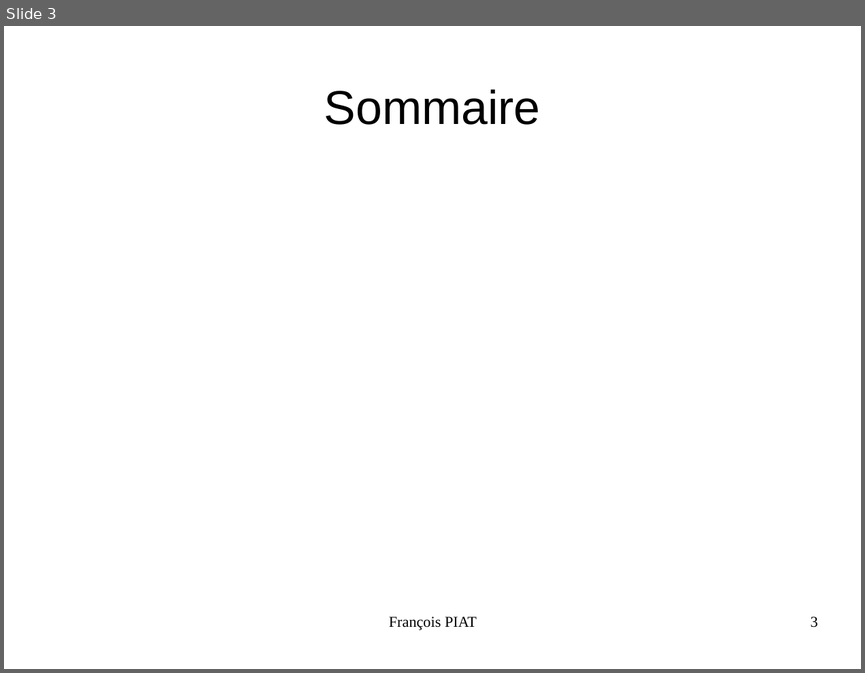
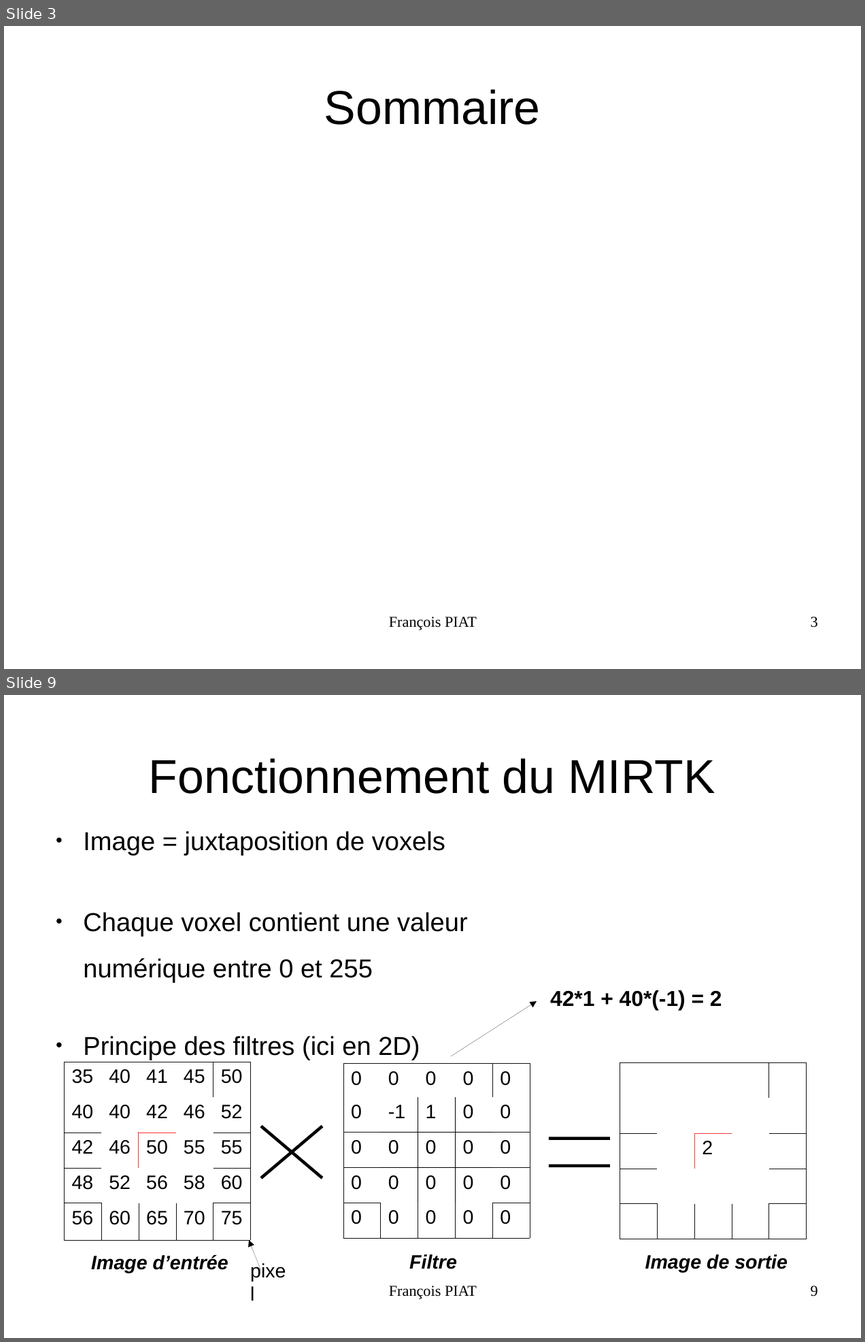
Before and after one commit to piatf/Report-2016-interniship-BioMedIA, a slide deck: presentation.odp. Shown one above the other, each under a label of ours: slide 3 before the commit, slides 3 and 9 after it; the slides between them are not shown. The pictures are 865x673 and 865x1342 pixels, drawn with LibreOffice and Linux fonts; fonts in the diff are those of the drawing. Boxes give left, top, right and bottom in pixels: in the first picture for what was removed or moved away, otherwise in the second. Text is boxed around its words. In the diff, an @@ line names an element or a change of style, - is before the commit and + after.

Commit message:
Adds some slides for gaussian blurring and transform-image

```diff
--- a/presentation.odp
+++ b/presentation.odp
@@ slide 9 added at box(4, 695, 861, 1338), background #FFFFFF @@
@@ title added at box(149, 758, 715, 794), 44 pt, text #000000 @@
+Fonctionnement du MIRTK
@@ text added at box(83, 831, 468, 1060), 24 pt, text #000000 @@
+● Image = juxtaposition de voxels
+● Chaque voxel contient une valeur
+numérique entre 0 et 255
+● Principe des filtres (ici en 2D)
@@ text added at box(550, 990, 722, 1010), 20 pt, text #000000, bold @@
+42*1 + 40*(-1) = 2
@@ arrow added from (451, 1057) to (536, 1001), #000000 0 pt @@
@@ table added at box(64, 1062, 250, 1240), 5 rows, 5 columns @@
+35 | 40 | 41 | 45 | 50
+40 | 40 | 42 | 46 | 52
+42 | 46 | 50 | 55 | 55
+48 | 52 | 56 | 58 | 60
+56 | 60 | 65 | 70 | 75
@@ table added at box(343, 1064, 530, 1238), 5 rows, 5 columns @@
+0 | 0 | 0 | 0 | 0
+0 | -1 | 1 | 0 | 0
+0 | 0 | 0 | 0 | 0
+0 | 0 | 0 | 0 | 0
+0 | 0 | 0 | 0 | 0
@@ table added at box(620, 1063, 806, 1239), 5 rows, 5 columns @@
+ |  |  |  | 
+ |  |  |  | 
+ |  | 2 |  | 
+ |  |  |  | 
+ |  |  |  | 
@@ line added from (261, 1125) to (322, 1178), #000000 2.83 pt @@
@@ line added from (322, 1125) to (261, 1178), #000000 2.83 pt @@
@@ line added from (611, 1138) to (549, 1138), #000000 2.83 pt @@
@@ line added from (549, 1166) to (611, 1166), #000000 2.83 pt @@
@@ arrow added from (261, 1270) to (249, 1240), #000000 0 pt @@
@@ text added at box(91, 1255, 228, 1273), 18 pt, text #000000, bold, italic @@
+Image d’entrée
@@ text added at box(243, 1257, 298, 1308), 18 pt, text #000000 @@
+pixel
@@ text added at box(409, 1254, 457, 1269), 18 pt, text #000000, bold, italic @@
+Filtre
@@ text added at box(645, 1254, 787, 1272), 18 pt, text #000000, bold, italic @@
+Image de sortie
@@ text added at box(389, 1285, 477, 1299), 14 pt, text #000000 @@
+François PIAT
@@ page number added at box(810, 1285, 818, 1296), 14 pt, text #000000 @@
+9
```
Also in this commit, not shown: 4 slides changed, 12 other slides added.
